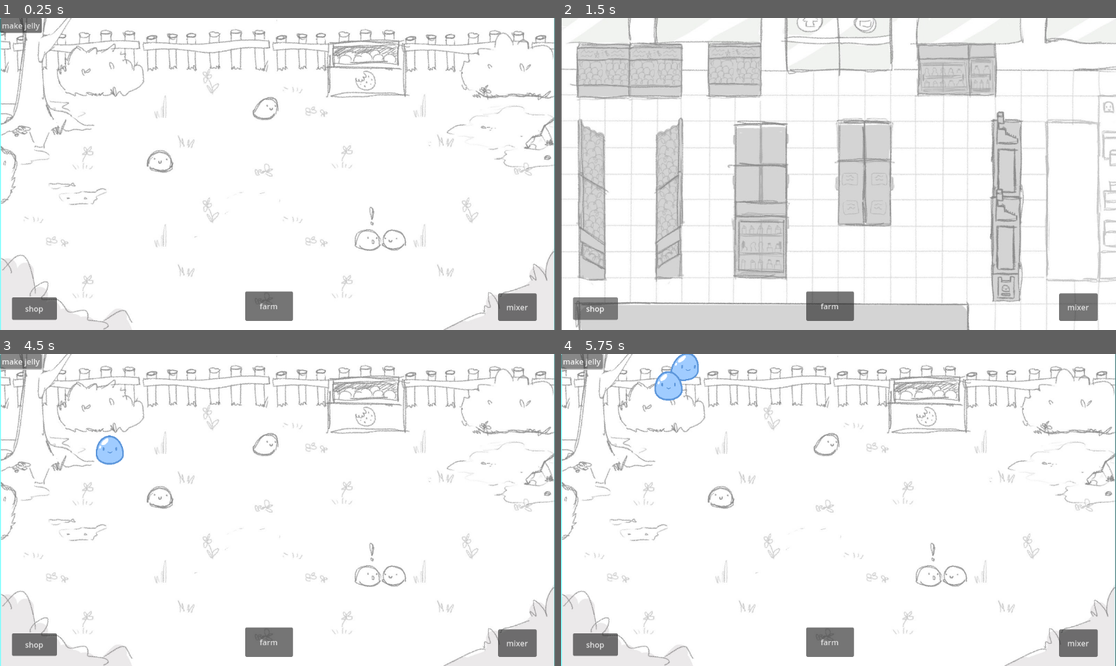
Above: before the commit, frames 1-4 (two rows, left to right).
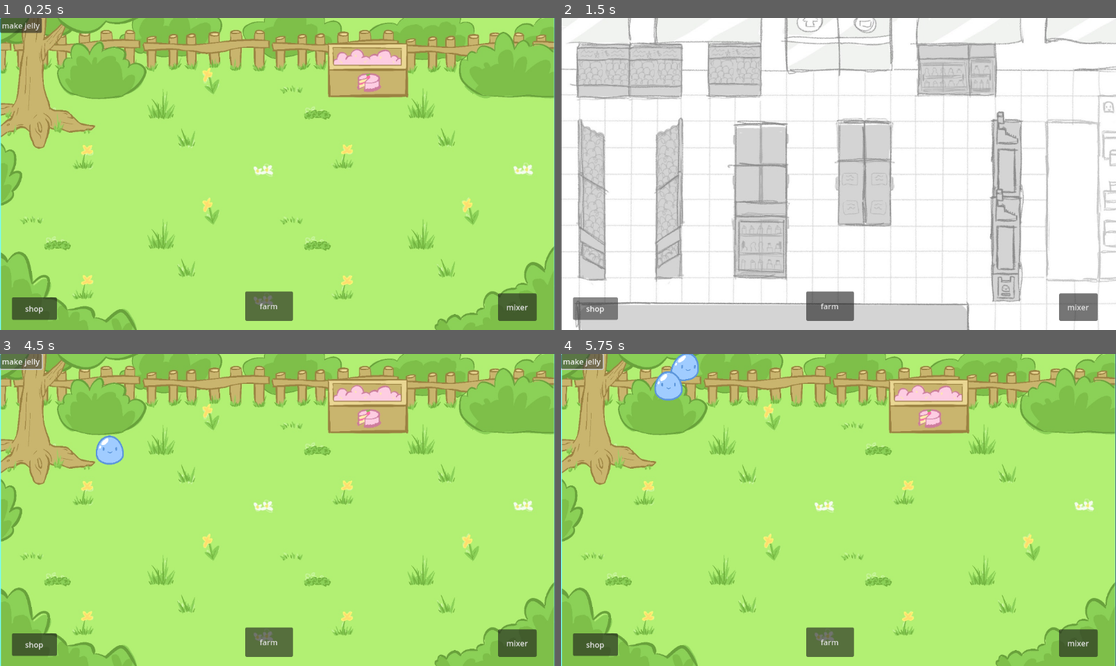
Above: after the commit, the same moments.

Repository: Jelly-Drop-DevOp/JellyDrop
Game: Godot game, scene res://farm.tscn
The game is run twice, just before and just after one commit, with the same random seed, the same clock (stepped at 60 frames per second) and the same inputs. Before the commit the project has no main scene; this scene is started directly in both runs.
Inputs:
- Up to frame 1 (0.25 s): no input
- Up to frame 2 (1.5 s): click "farm" at 0.5 s; click "shop" at 1.25 s
- Up to frame 3 (4.5 s): click "farm" at 2 s; click "mixer" at 2.75 s; click "farm" at 3.5 s; click "make jelly" at 4.25 s
- Up to frame 4 (5.75 s): tap Enter at 5 s; hold Right (right) from 5.03 s (still down)

The runs differ from the first frame. In frame 1, 100% of the frame differs, in the area x 0-100%, y 0-100%; in frame 2, nothing differs; in frame 3, 99%; in frame 4, 99%.

Commit message:
update habitat bg art

Diff:
--- a/praccyproggy/farm.tscn
+++ b/praccyproggy/farm.tscn
@@ -1,9 +1,9 @@
 [gd_scene load_steps=9 format=3 uid="uid://b57agm7a18cmu"]
 
-[ext_resource type="Texture2D" uid="uid://dnfsb0bpc4as6" path="res://habitat.jpg" id="1_2tpd6"]
 [ext_resource type="Script" path="res://farm.gd" id="1_n4t2v"]
 [ext_resource type="PackedScene" uid="uid://cuj06sanmhu01" path="res://scene_controller.tscn" id="2_1vn11"]
 [ext_resource type="PackedScene" uid="uid://cf0p7vco72ic3" path="res://jellydrop.tscn" id="2_eprei"]
+[ext_resource type="Texture2D" uid="uid://ctuhrxrryvcyr" path="res://assets/habitatV2.jpg" id="3_abj5m"]
 
 [sub_resource type="PhysicsMaterial" id="PhysicsMaterial_ujobm"]
 
@@ -29,7 +29,7 @@
 [node name="Sprite2D" type="Sprite2D" parent="."]
 position = Vector2(576, 324.5)
 scale = Vector2(0.7175, 0.721111)
-texture = ExtResource("1_2tpd6")
+texture = ExtResource("3_abj5m")
 
 [node name="SceneController" parent="." instance=ExtResource("2_1vn11")]
 position = Vector2(6.10352e-05, 3.05176e-05)
--- a/praccyproggy/project.godot
+++ b/praccyproggy/project.godot
@@ -11,6 +11,7 @@
 [application]
 
 config/name="praccyproggy"
+run/main_scene="res://farm.tscn"
 config/features=PackedStringArray("4.3", "Forward Plus")
 config/icon="res://icon.svg"
 
Binary file added: praccyproggy/assets/habitatV2.jpg
Not shown, added: praccyproggy/assets/habitatV2.jpg.import
